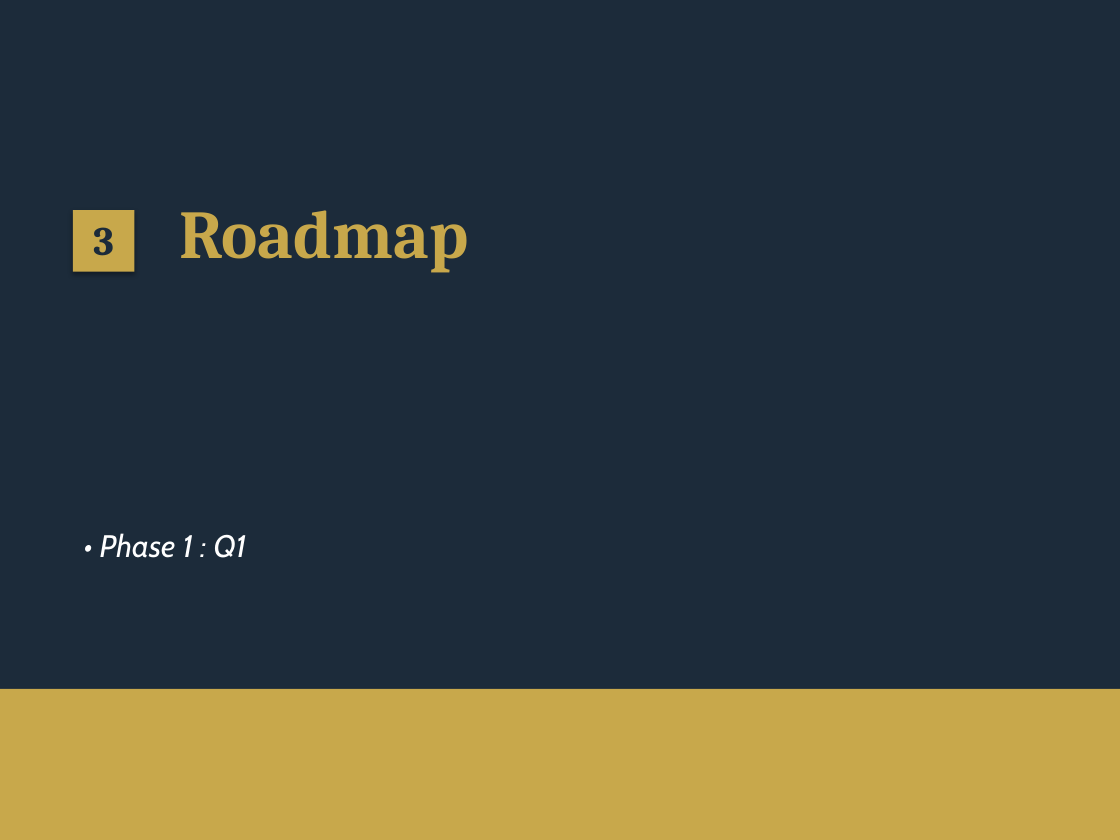
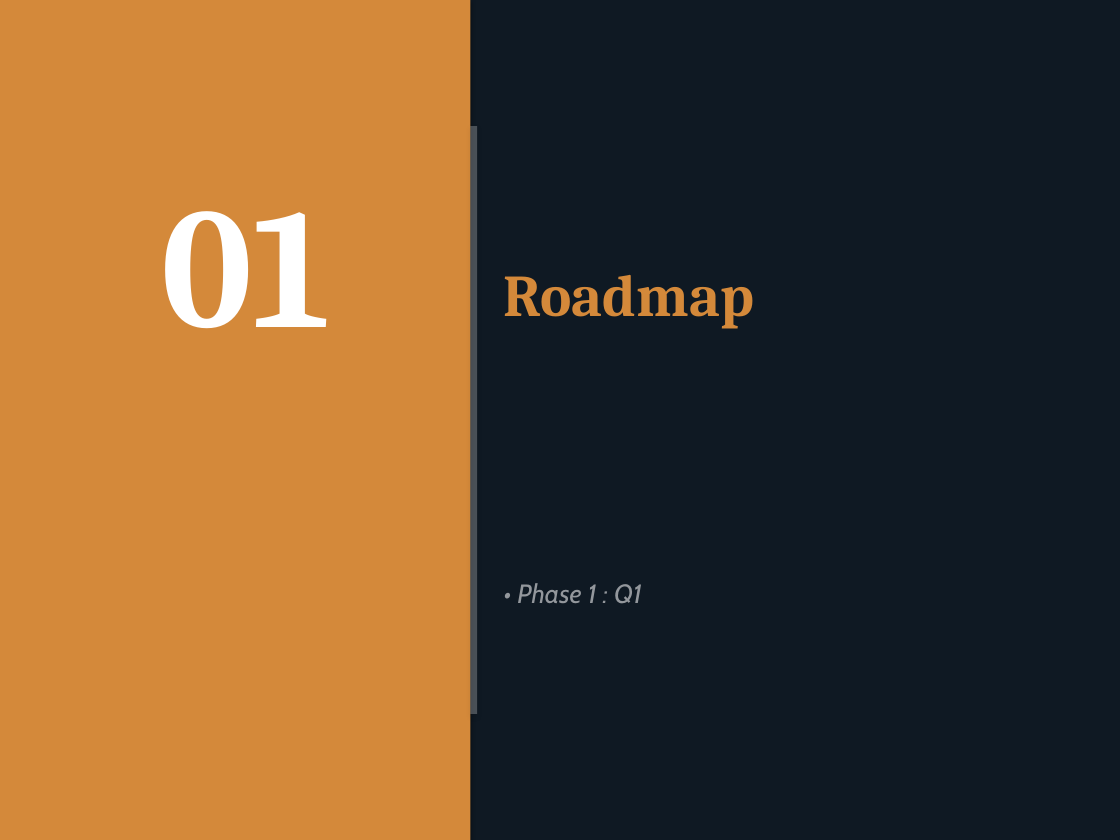
Before and after one commit to matisselebretonmatisselebreton-arch/salut, a slide deck: slide 4 of input/test_corporate_redesigned.pptx. Drawn at 1120x840 pixels with LibreOffice and Linux fonts; fonts in the diff are those of the drawing. Boxes give left, top, right and bottom in pixels: in the first picture for what was removed or moved away, otherwise in the second. Text is boxed around its words. In the diff, an @@ line names an element or a change of style, - is before the commit and + after.

```diff
--- a/input/test_corporate_redesigned.pptx
+++ b/input/test_corporate_redesigned.pptx
@@ background #1C2B3A to #0F1923 @@
@@ ellipse added at [0, 0, 392, 392], fill #FFFFFF at 8% opacity @@
@@ rectangle added at [0, 0, 470, 840], fill #D4893A @@
@@ rectangle added at [470, 125, 477, 713], fill #FFFFFF at 25% opacity @@
@@ rectangle removed at [73, 211, 134, 272] @@
@@ text removed at [93, 227, 114, 256] @@
-3
@@ text added at [162, 211, 332, 328], 110 pt, text #FFFFFF, bold @@
+01
@@ text "Roadmap": place and size @@
-text "Roadmap" at [179, 210, 469, 273]
+text "Roadmap" at [504, 275, 754, 329]
@@ text "Roadmap" at [504, 275, 754, 329]: size 44 to 38 pt, text colour #C8A84B to #D4893A @@
@@ ellipse added at [45, 521, 358, 834], fill #FFFFFF at 10% opacity @@
@@ text "• Phase 1 : Q1": place and size @@
-text "• Phase 1 : Q1" at [100, 533, 247, 558]
+text "• Phase 1 : Q1" at [517, 583, 642, 604]
@@ text "• Phase 1 : Q1" at [517, 583, 642, 604]: size 20 to 17 pt, text colour #FFFFFF to #93979C @@
@@ rectangle removed at [0, 689, 1120, 840] @@
```
Also in this commit, not shown: 4 other slides changed.
